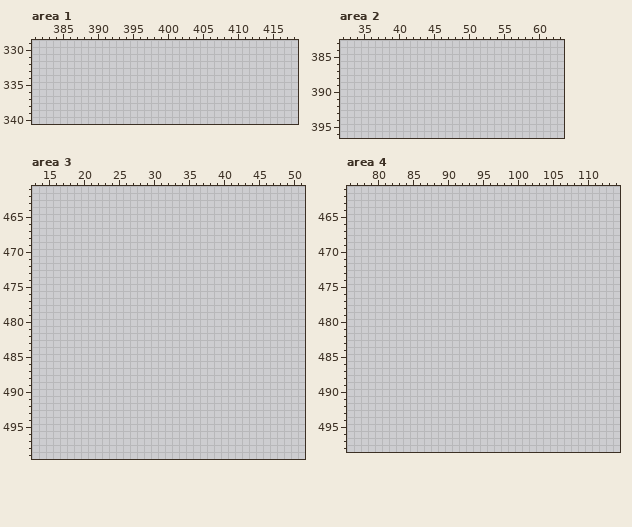
A pixel-art file gets an edit: assets/images/terrain.aseprite. That is the earlier state.
512x512 pixels, 1 frame. Shown: area 1: x 381..418, y 329..340; area 2: x 32..63, y 383..396; area 3: x 13..51, y 461..499; area 4: x 76..114, y 461..498. The commit also changed other parts of the picture, which this record leaves out.
After:
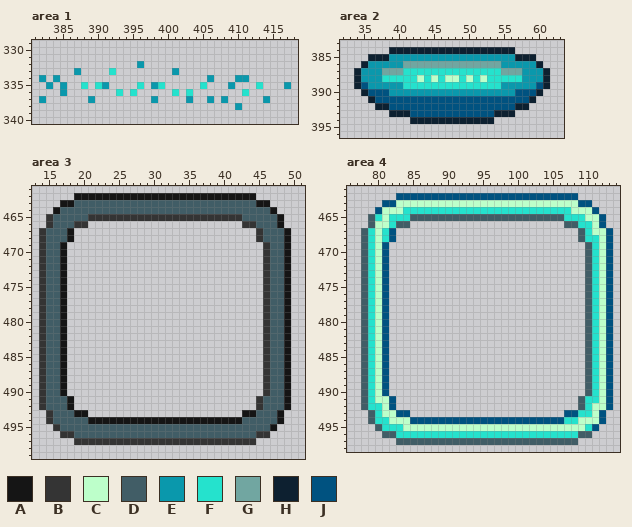
Palette (. is transparent): A #151515  B #343434  C #bdffca  D #415d66  E #0a98ac  F #25e2cd  G #71a6a1  H #0d2030  J #005280
Diff:
Changed rows in their new state; - is an unchanged pixel.
Area 1, layer "Layer 1":
first column x 382:
332 --------------E---------------------
333 -----E----F--------E----------------
334 E-E---------------------E---EE------
335 -E-E--F-FE----F-EF-----F---E---F---E
336 ---E-------F-F-----F-F-------F------
337 E------E--------E----E--E-E-----E---
338 ----------------------------E-------
Area 2, layer "Layer 1":
first column x 34:
384 -----HHHHHHHHHHHHHHHHHH-----
385 --HHHEEEEEEEEEEEEEEEEEEHHH--
386 -HEEEEEGGGGGGGGGGGGGGEEEEEH-
387 HEEEGGGFFFFFFFFFFFFFFGGGEEEH
388 HEEEFFFFFCFCFCCFCFCFFFFFEEEH
389 HJEEEEEFFFFFFFFFFFFFFEEEEEJH
390 -HJJJEEEEEEEEEEEEEEEEEEJJJH-
391 --HJJJJJJJJJJJJJJJJJJJJJJH--
392 ---HHJJJJJJJJJJJJJJJJJJHH---
393 -----HHHJJJJJJJJJJJJHHH-----
394 --------HHHHHHHHHHHH--------
Area 3, layer "Layer 1":
first column x 14:
462 -----AAAAAAAAAAAAAAAAAAAAAAAAAA-----
463 ---AADDDDDDDDDDDDDDDDDDDDDDDDDDAA---
464 --ADDDDDDDDDDDDDDDDDDDDDDDDDDDDDDA--
465 -BDDDDDBBBBBBBBBBBBBBBBBBBBBBDDDDDA-
466 -BDDDBB----------------------BBDDDA-
467 BDDDA--------------------------BDDDA
468 BDDDA--------------------------BDDDA
469 BDDA----------------------------BDDA
470 BDDA----------------------------BDDA
471 BDDA----------------------------BDDA
472 BDDA----------------------------BDDA
473 BDDA----------------------------BDDA
474 BDDA----------------------------BDDA
475 BDDA----------------------------BDDA
476 BDDA----------------------------BDDA
477 BDDA----------------------------BDDA
478 BDDA----------------------------BDDA
479 BDDA----------------------------BDDA
480 BDDA----------------------------BDDA
481 BDDA----------------------------BDDA
482 BDDA----------------------------BDDA
483 BDDA----------------------------BDDA
484 BDDA----------------------------BDDA
485 BDDA----------------------------BDDA
486 BDDA----------------------------BDDA
487 BDDA----------------------------BDDA
488 BDDA----------------------------BDDA
489 BDDA----------------------------BDDA
490 BDDA----------------------------BDDA
491 BDDDA--------------------------BDDDA
492 BDDDA--------------------------BDDDA
493 -BDDDAA----------------------AADDDA-
494 -BDDDDDAAAAAAAAAAAAAAAAAAAAAADDDDDA-
495 --BDDDDDDDDDDDDDDDDDDDDDDDDDDDDDDA--
496 ---BBDDDDDDDDDDDDDDDDDDDDDDDDDDBB---
497 -----BBBBBBBBBBBBBBBBBBBBBBBBBB-----
Area 4, layer "Layer 1":
first column x 78:
462 -----JJJJJJJJJJJJJJJJJJJJJJJJJJ-----
463 ---JJCCCCCCCCCCCCCCCCCCCCCCCCCCJJ---
464 --JCCCFFFFFFFFFFFFFFFFFFFFFFFFCCCJ--
465 -DFCFFFDDDDDDDDDDDDDDDDDDDDDDFFFCCJ-
466 -DCCFDD----------------------DDFFCJ-
467 DFCFJ--------------------------DFCCJ
468 DFCFJ--------------------------DFFCJ
469 DFCJ----------------------------DFCJ
470 DFCJ----------------------------DFCJ
471 DFCJ----------------------------DFCJ
472 DFCJ----------------------------DFCJ
473 DFCJ----------------------------DFCJ
474 DFCJ----------------------------DFCJ
475 DFCJ----------------------------DFCJ
476 DFCJ----------------------------DFCJ
477 DFCJ----------------------------DFCJ
478 DFCJ----------------------------DFCJ
479 DFCJ----------------------------DFCJ
480 DFCJ----------------------------DFCJ
481 DFCJ----------------------------DFCJ
482 DFCJ----------------------------DFCJ
483 DFCJ----------------------------DFCJ
484 DFCJ----------------------------DFCJ
485 DFCJ----------------------------DFCJ
486 DFCJ----------------------------DFCJ
487 DFCJ----------------------------DFCJ
488 DFCJ----------------------------DFCJ
489 DFCJ----------------------------DFCJ
490 DFCJ----------------------------DFCJ
491 DFCCJ--------------------------DFFCJ
492 DFFCJ--------------------------DFCCJ
493 -DFCCJJ----------------------JJFFCJ-
494 -DFFCCCJJJJJJJJJJJJJJJJJJJJJJFFCCCJ-
495 --DFFFCCCCCCCCCCCCCCCCCCCCCCCCCCFJ--
496 ---DDFFFFFFFFFFFFFFFFFFFFFFFFFFDD---
497 -----DDDDDDDDDDDDDDDDDDDDDDDDDD-----
Boxes around the changes in both pictures, in picture pixels (x1, y1, x2, y2):
added: (39, 61, 291, 110)
added: (354, 47, 550, 124)
added: (39, 193, 291, 445)
added: (361, 193, 613, 445)
